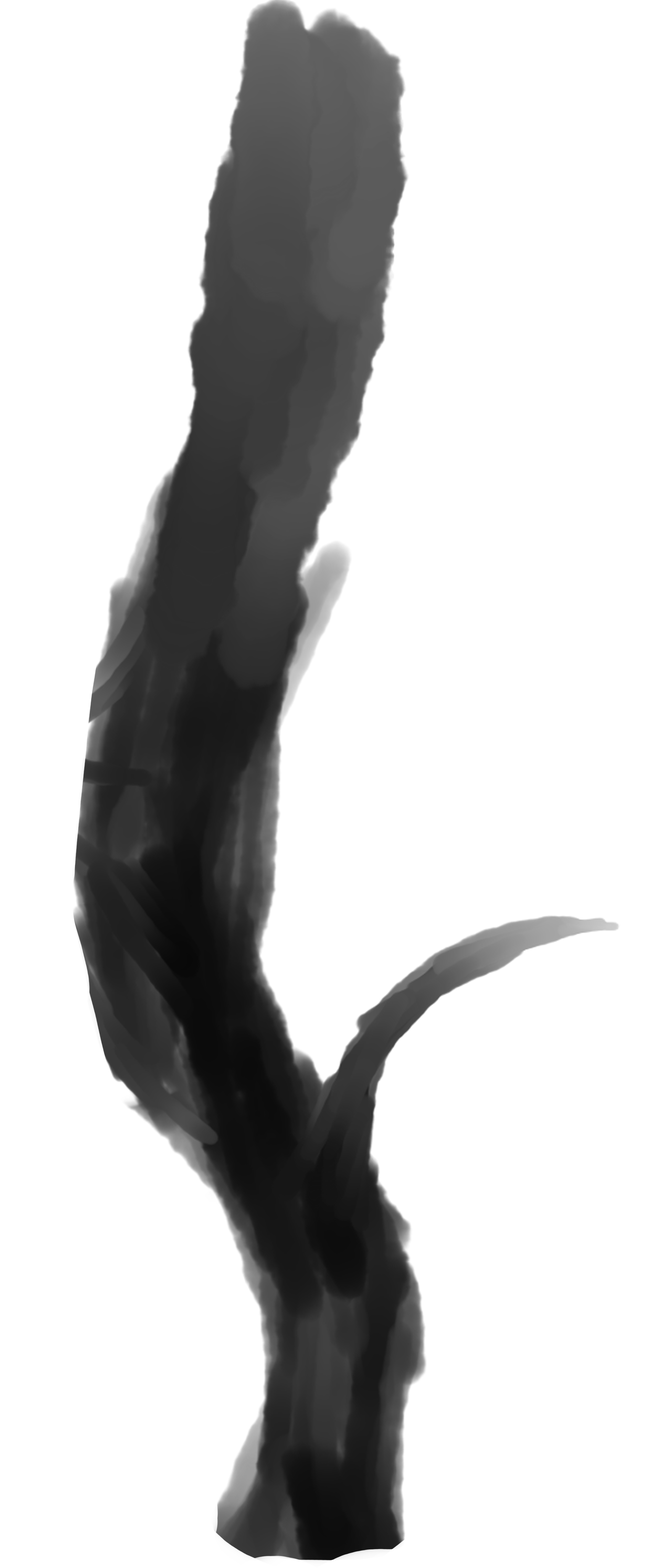
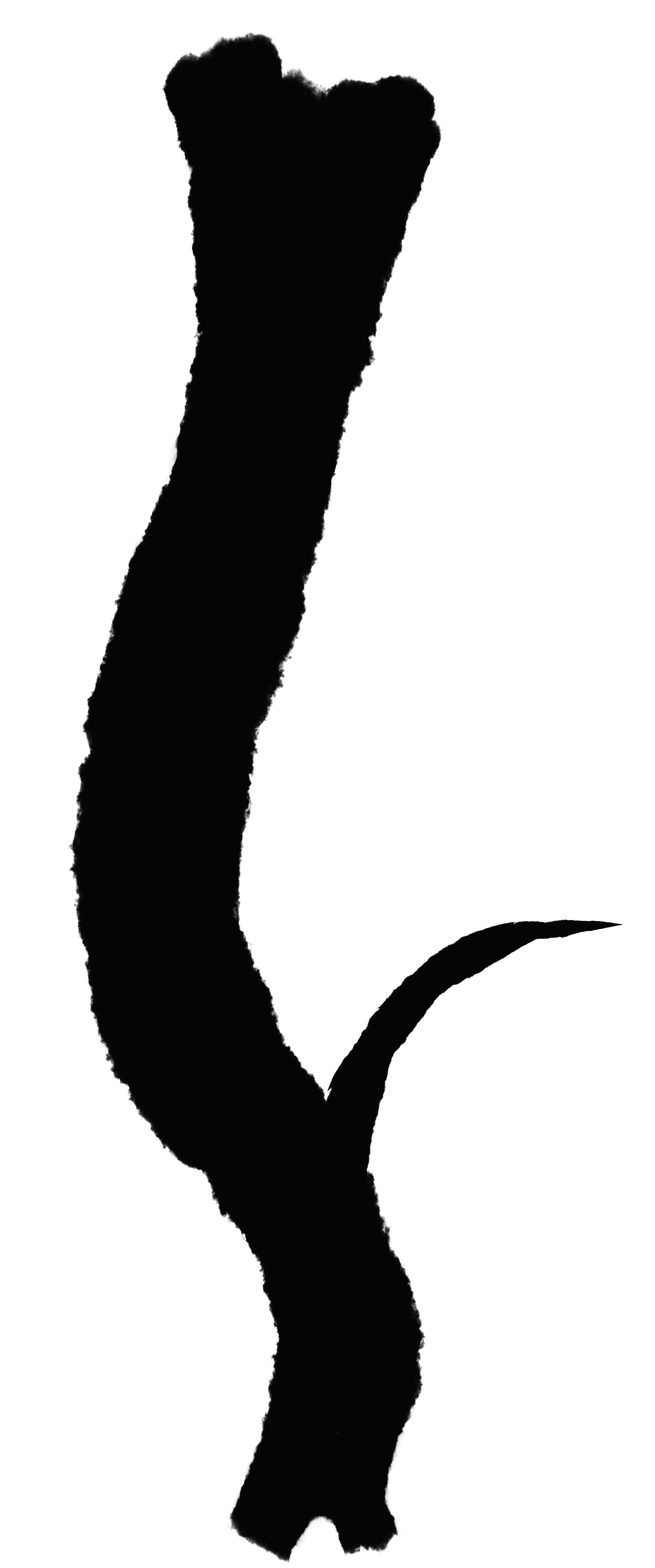
Layered file, before and after one edit (655 × 1568). Changes by layer:
removed group "rough" (1 layers) over [71, 0, 621, 1566]
added layer "レイヤー7" above "geteken" over [67, 32, 623, 1564]
hid "geteken", opacity 100% → 67%, moved it out of group "rough", painted on it over [71, 0, 621, 1566]
